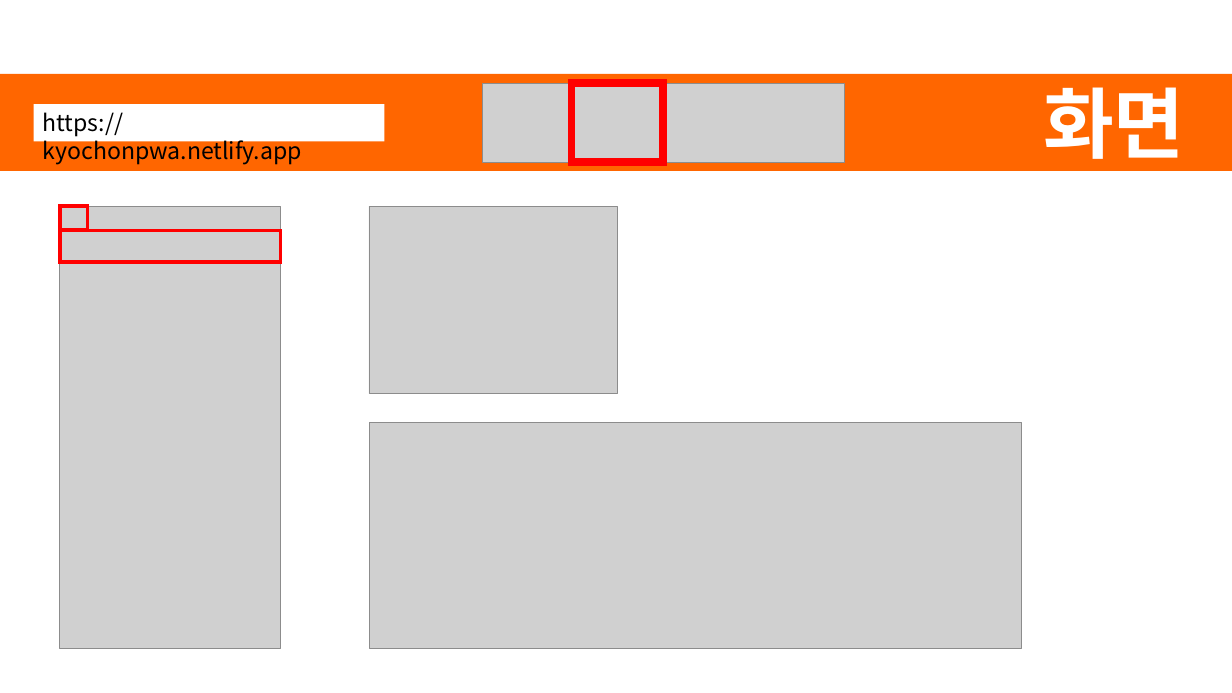
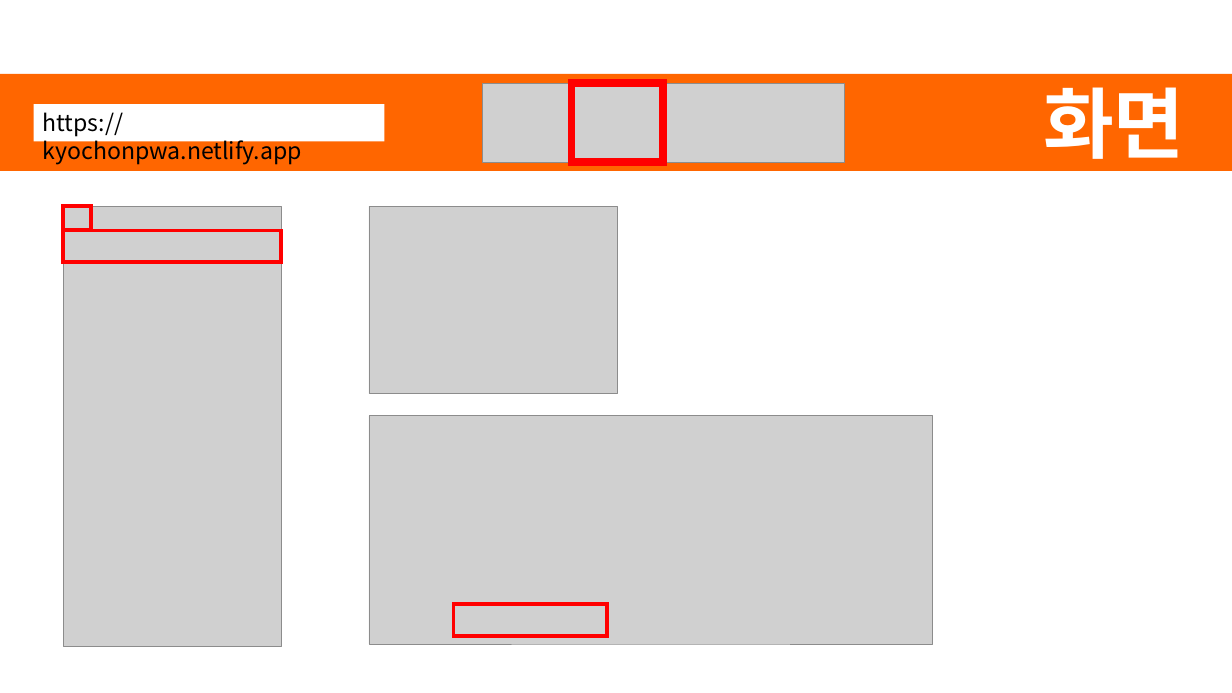
Before and after one commit to SWCheol/kyochon, a slide deck: slide 12 of kyochon.pptx (slide 9 before the commit). Drawn at 1232x693 pixels with LibreOffice and Linux fonts; fonts in the diff are those of the drawing; grey boxes stand for pictures. Boxes give left, top, right and bottom in pixels: in the first picture for what was removed or moved away, otherwise in the second. Text is boxed around its words. In the diff, an @@ line names an element or a change of style, - is before the commit and + after.

```diff
--- a/kyochon.pptx
+++ b/kyochon.pptx
@@ 2 rectangles, 1 picture: place and size @@
-2 rectangles, 1 picture at bbox=[60, 206, 281, 649]
+2 rectangles, 1 picture at bbox=[64, 206, 282, 647]
@@ picture: place and size @@
-picture at bbox=[369, 422, 1021, 649]
+picture at bbox=[369, 416, 932, 644]
@@ rectangle added at bbox=[454, 604, 607, 637], outline #FF0000 3 pt @@
```
Also in this commit, not shown: 2 other slides changed, 3 slides added, 1 other file.
